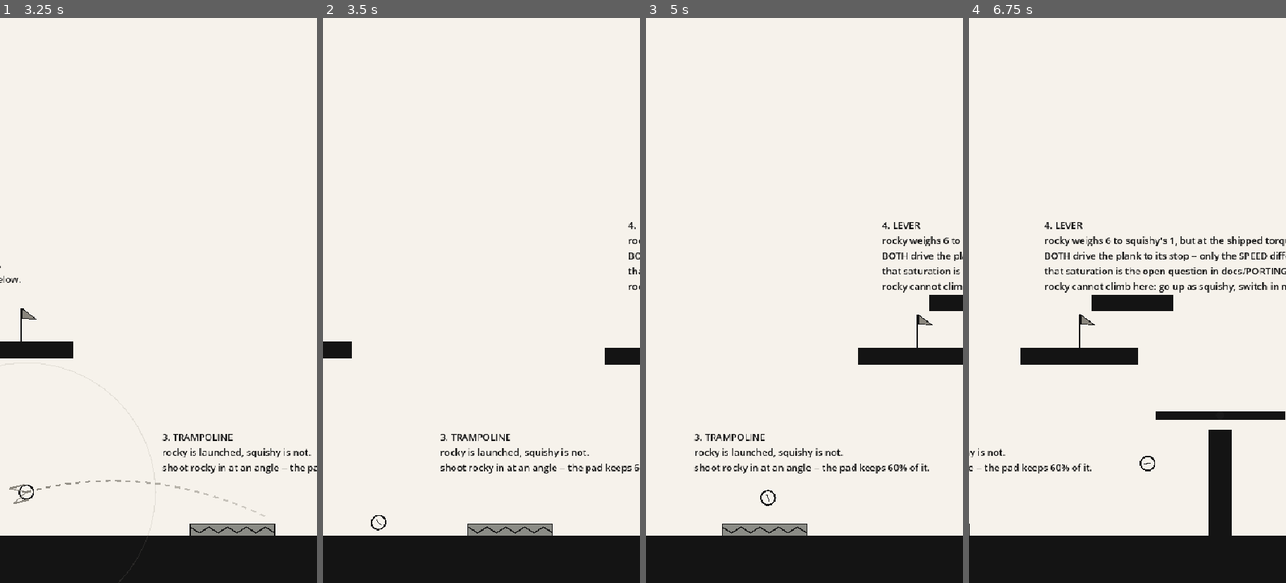
Above: before the commit, frames 1-4 (left to right).
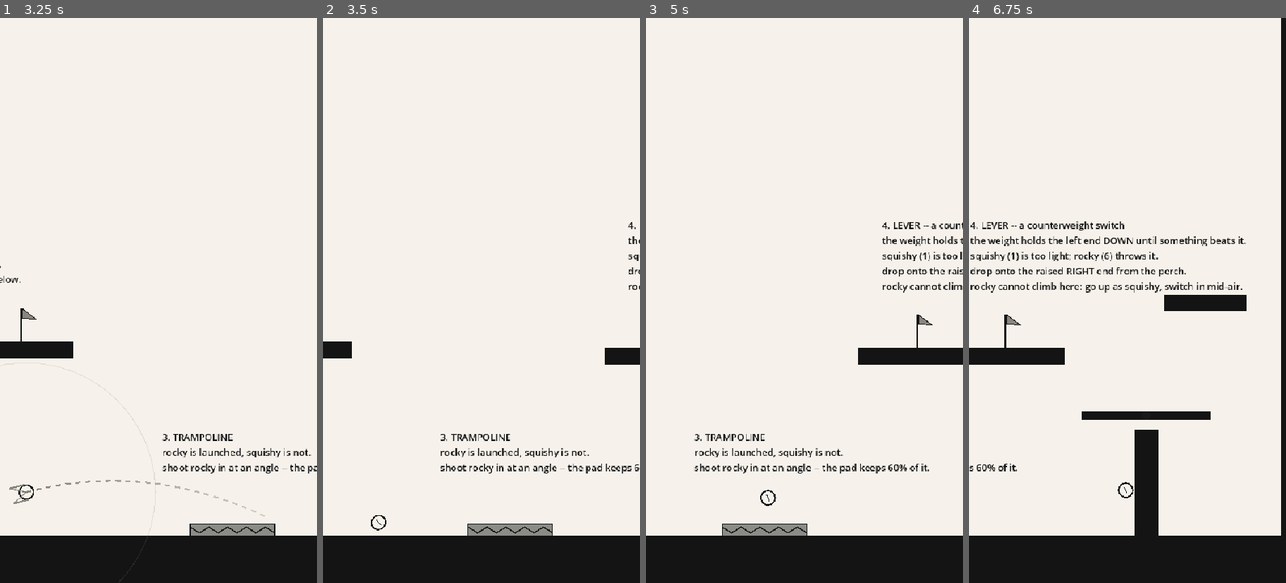
Above: after the commit, the same moments.

Repository: daveeexperiments/Project-Juice
Game: Godot game, scene res://levels/actor_playground.tscn
The game is run twice, just before and just after one commit, with the same random seed, the same clock (stepped at 60 frames per second) and the same inputs. This scene is started directly instead of the project's main scene.
Inputs (mouse positions are in pixels of both pictures, inside the frame that each line leads up to):
- Up to frame 1 (3.25 s): tap Enter at 0.5 s; move the mouse to (142, 413) at 0.52 s; hold Shift (aim_snap) 0.53-1.25 s; click (142, 413) at 0.67 s; drag from (253, 385) to (142, 413) at 1.27 s; move the mouse to (63, 215) at 2.02 s; hold Shift (aim_snap) 2.03-2.75 s; click (63, 215) at 2.17 s; drag from (174, 300) to (63, 215) at 2.77 s
- Up to frame 2 (3.5 s): no input
- Up to frame 3 (5 s): move the mouse to (756, 159) at 3.52 s; hold Shift (aim_snap) 3.53-4.25 s; click (756, 159) at 3.67 s; drag from (874, 272) to (756, 159) at 4.27 s
- Up to frame 4 (6.75 s): move the mouse to (1064, 328) at 5.02 s; hold Shift (aim_snap) 5.03-5.75 s; click (1064, 328) at 5.17 s; drag from (1159, 176) to (1064, 328) at 5.77 s; move the mouse to (1111, 413) at 6.52 s; hold Shift (aim_snap) from 6.53 s (still down); click (1111, 413) at 6.67 s

Frame 1 is identical in both runs. In frame 2, less than 0.1% of the frame differs, in the area x 96-100%, y 38-46%; in frame 3, 1.0%; in frame 4, 11%, in the area x 0-100%, y 0-92%.

Commit message:
Make the lever a counterweight switch, and fix its leverage
The lever was not a puzzle element: at counterweight 0 both balls drove the
plank to its stop, so the 6-against-1 mass difference was invisible in play
and only the headless test could see it, as time-to-stop. A counterweight is
what it wanted to be -- the weight parks the plank against a stop and holds it
there until something heavy enough lands on the raised end.

lever.counterweight is now 1.5, deliberately between the squishy ball's mass
of 1 and the rocky ball's 6.

FINDING THE VALUE TURNED UP A REAL PHYSICS ERROR, not just a bad number. A
sweep of candidate counterweights came back non-monotonic -- 1.5 switched,
2.0 did not, 3.0 did again -- which is not a threshold, it is something
chaotic. Two causes:

  The weights' torques were missing their cos(angle) factor. What turns a
  plank is the HORIZONTAL distance from the pivot, and a tilted plank has
  less of it, so a counterweight should lose leverage as it tilts. Without
  that it pulled as hard at the stop as it did level, and a ball outweighing
  it four to one could still fail to lift it. Impacts keep the full arm, as
  they arrive along the plank's normal rather than straight down.

  A 35 degree rest angle makes the raised end a ramp the ball rolls off
  before it can do any work. The block's default tilt limit is now 25.

With both fixed the behaviour is monotonic and the margins are comfortable:
rocky clears the counterweight 4:1, squishy falls short of it 1.5:1, and
rocky throws it from anywhere along the plank rather than only from the tip.

The old "rocky tips it harder than squishy" check measured the counterweight's
own fall once it was non-zero, so it is replaced by two that test the actual
mechanic: the plank parks against a stop, and the switch holds against squishy
while yielding to rocky. They deliberately run against the SHIPPED tuning
rather than overriding it, because the threshold is a design decision -- retune
the counterweight outside the 1..6 band and they should fail.

The playground's perch moves to the raised end, since the counterweight now
decides which end that is.

81 checks pass.

Co-Authored-By: Claude Opus 5 <noreply@anthropic.com>
Claude-Session: https://claude.ai/code/session_017fXLhY6geffnjy9XV4iuXN

Diff:
--- a/blocks/lever_block.gd
+++ b/blocks/lever_block.gd
@@ -27,7 +27,7 @@
 
 ## How far it may tilt either way (degrees). A seesaw, not a windmill: with no stop, a plank with
 ## a ball on one end would simply spin.
-@export_range(0.0, 89.0, 1.0) var max_tilt_degrees: float = 35.0:
+@export_range(0.0, 89.0, 1.0) var max_tilt_degrees: float = 25.0:
 	set(value):
 		max_tilt_degrees = value
 		queue_redraw()
--- a/core/lever.gd
+++ b/core/lever.gd
@@ -97,9 +97,13 @@
 	var torque: float = _applied_torque
 	_applied_torque = 0.0
 
-	# A counterweight hung on the A end, pulling that side down for ever.
+	# A counterweight hung on the A end, pulling that side down for ever. Like the ball's weight
+	# below, its leverage falls off as cos(angle): what turns a plank is the HORIZONTAL distance
+	# from the pivot, and a tilted plank has less of it. Without that the counterweight pulls just
+	# as hard at the stop as it does level, which made the lever a knife edge -- a ball outweighing
+	# it four to one could still fail to lift it.
 	if absf(t.lever_counterweight) > 0.0:
-		torque -= t.lever_counterweight * t.world_gravity * half_length * t.lever_torque_scale
+		torque -= t.lever_counterweight * t.world_gravity * half_length * cos(angle) * t.lever_torque_scale
 
 	angular_velocity += (torque / inertia()) * dt
 
@@ -124,14 +128,20 @@
 
 
 ## Load the plank with a ball sitting on it at `point`, which is what makes a lever a scale.
-## Torque is mass x gravity x the arm, so standing further out does more.
+##
+## Torque is mass x gravity x the HORIZONTAL distance to the pivot, which is the along-plank arm
+## foreshortened by cos(angle). A ball sitting on a plank already at its stop therefore turns it
+## less than the same ball sitting on a level one, as it should.
 func load_from(point: Vector2, form: BallForm) -> void:
 	var t: TuningData = TuningData.get_active()
 	var arm: float = (point - pivot).dot(along())
-	_applied_torque += mass_of(form) * t.world_gravity * arm * t.lever_torque_scale
+	_applied_torque += mass_of(form) * t.world_gravity * arm * cos(angle) * t.lever_torque_scale
 
 
 ## Kick the plank with an impact, on top of the standing load.
+##
+## No cos here, unlike the weights above: an impact arrives along the plank's NORMAL, so its lever
+## arm is the full along-plank distance however the plank is tilted.
 func strike(point: Vector2, form: BallForm, impact_speed: float) -> void:
 	var t: TuningData = TuningData.get_active()
 	var arm: float = (point - pivot).dot(along())
--- a/levels/actor_playground.tscn
+++ b/levels/actor_playground.tscn
@@ -71,7 +71,7 @@
 polygon = PackedVector2Array(-20, -90, 20, -90, 20, 90, -20, 90)
 
 [node name="LeverPerch" parent="Terrain" instance=ExtResource("8_terrain")]
-position = Vector2(1850, 784)
+position = Vector2(2100, 784)
 color = Color(0, 0, 0, 0)
 polygon = PackedVector2Array(-70, -14, 70, -14, 70, 14, -70, 14)
 
@@ -96,7 +96,7 @@
 position = Vector2(2000, 975)
 half_length = 110.0
 thickness = 7.0
-max_tilt_degrees = 35.0
+max_tilt_degrees = 25.0
 
 [node name="Flags" type="Node2D" parent="."]
 
@@ -148,10 +148,10 @@
 offset_top = 640.0
 offset_right = 2240.0
 offset_bottom = 700.0
-text = "4. LEVER
-rocky weighs 6 to squishy's 1, but at the shipped torqueScale
-BOTH drive the plank to its stop -- only the SPEED differs.
-that saturation is the open question in docs/PORTING.md.
+text = "4. LEVER -- a counterweight switch
+the weight holds the left end DOWN until something beats it.
+squishy (1) is too light; rocky (6) throws it.
+drop onto the raised RIGHT end from the perch.
 rocky cannot climb here: go up as squishy, switch in mid-air."
 
 [node name="ShatterEffect" type="Node2D" parent="."]
--- a/tests/run_tests.gd
+++ b/tests/run_tests.gd
@@ -396,29 +396,28 @@
 	var squishy: BallForm = BallForm.make(BallForm.SQUISHY)
 	var rocky: BallForm = BallForm.make(BallForm.ROCKY)
 
-	# The puzzle: the rocky ball's 6 against the squishy ball's 1. Measured as time-to-the-stop
-	# rather than as a final angle, deliberately -- at the shipped torqueScale of 1 BOTH balls
-	# drive the plank to its limit, so where it ends up cannot tell them apart but how fast it got
-	# there can. That saturation is also the clearest sign that torqueScale is carrying a units
-	# conversion in the original; see the note in core/lever.gd.
-	var squishy_steps: int = _steps_to_tilt_limit(_lever_world(), squishy, Vector2(560.0, 300.0))
-	var rocky_steps: int = _steps_to_tilt_limit(_lever_world(), rocky, Vector2(560.0, 300.0))
-	_check(
-		"the rocky ball tips a plank harder than the squishy ball",
-		rocky_steps < squishy_steps,
-		"%d steps to the stop under rocky, %d under squishy" % [rocky_steps, squishy_steps],
-	)
-
-	# A counterweight on the far end holds that side down until something outweighs it.
-	var saved: Dictionary = _apply({"lever_counterweight": 20.0})
-	var held: StepWorld = _lever_world()
-	_run_from(held, squishy, Vector2(560.0, 300.0), Vector2.ZERO, 1.5)
-	var tipped_against: float = held.levers[0].angle
-	_restore(saved)
-	_check(
-		"a counterweight holds its side down against a light ball",
-		tipped_against < 0.0,
-		"%.1f deg: the weighted end stayed down" % rad_to_deg(tipped_against),
+	# A lever is a COUNTERWEIGHT SWITCH. The weight parks the plank against one stop and holds it
+	# there until something heavy enough lands on the raised end. These two checks run against the
+	# SHIPPED tuning rather than overriding it, because the switch is a designed threshold: the
+	# counterweight (1.5) sits deliberately between the squishy ball's mass (1) and the rocky
+	# ball's (6). Retune it outside that band and these should fail -- that is the point of them.
+	var world: StepWorld = _lever_world()
+	var lever: Lever = world.levers[0]
+	_settle_lever(lever, 3.0)
+	var rest: float = lever.angle
+	_check(
+		"a counterweight parks the plank against a stop",
+		is_equal_approx(absf(rest), lever.max_tilt),
+		"rests at %.1f deg, limit %.1f" % [rad_to_deg(rest), rad_to_deg(lever.max_tilt)],
+	)
+
+	var after_squishy: float = _drop_on_raised_end(world, squishy, rest)
+	var after_rocky: float = _drop_on_raised_end(world, rocky, rest)
+	_check(
+		"the counterweight holds against squishy and yields to rocky",
+		is_equal_approx(after_squishy, rest) and absf(after_rocky - rest) > lever.max_tilt,
+		"squishy leaves it at %.1f deg, rocky throws it to %.1f (from %.1f)" % [
+			rad_to_deg(after_squishy), rad_to_deg(after_rocky), rad_to_deg(rest)],
 	)
 
 	# The stop is a stop, whatever is piled on it.
@@ -458,11 +457,31 @@
 	_test_prediction_through_actors("a lever", _lever_world(), rocky, Vector2(560.0, 300.0), Vector2(0.0, 200.0))
 
 
-## A room with one plank pivoted in the middle of it.
+## A room with one plank pivoted in the middle of it, at the block's own default tilt limit.
 func _lever_world() -> StepWorld:
 	var world: StepWorld = _plain_room()
-	world.levers.append(Lever.new(1, Vector2(500.0, 700.0), 90.0, 6.0, 35.0))
+	world.levers.append(Lever.new(1, Vector2(500.0, 700.0), 90.0, 6.0, 25.0))
 	return world
+
+
+## Let the plank find its resting position under the counterweight alone.
+func _settle_lever(lever: Lever, seconds: float) -> void:
+	var dt: float = TuningData.get_active().fixed_delta()
+	for _i: int in int(seconds / dt):
+		lever.step(dt)
+
+
+## Drop a ball straight onto whichever end the counterweight has left raised, from `rest`.
+## Returns the angle the plank ends at.
+func _drop_on_raised_end(world: StepWorld, form: BallForm, rest: float) -> float:
+	var lever: Lever = world.levers[0]
+	lever.angle = rest
+	lever.angular_velocity = 0.0
+	var a: Vector2 = lever.end_a()
+	var b: Vector2 = lever.end_b()
+	var raised: Vector2 = a if a.y < b.y else b
+	_run_from(world, form, Vector2(raised.x, raised.y - 60.0), Vector2.ZERO, 3.0)
+	return lever.angle
 
 
 ## How many steps it takes the ball to drive the plank to its stop. Returns the cap if it never
--- a/tuning/phaser_tuning.json
+++ b/tuning/phaser_tuning.json
@@ -36,7 +36,7 @@
       "plankMass": 2.5,
       "angularDamping": 2.2,
       "pivotFriction": 40,
-      "counterweight": 0,
+      "counterweight": 1.5,
       "impactStrength": 1,
       "torqueScale": 1
     },
--- a/tuning/tuning_data.gd
+++ b/tuning/tuning_data.gd
@@ -362,7 +362,7 @@
 ## it creep.
 @export_range(0.0, 2000.0, 1.0) var lever_pivot_friction: float = 40.0
 ## A weight hung on the A end, holding that side down until something outweighs it.
-@export_range(-40.0, 40.0, 0.1) var lever_counterweight: float = 0.0
+@export_range(-40.0, 40.0, 0.1) var lever_counterweight: float = 1.5
 ## How hard a landing kicks the plank, on top of the ball's standing weight.
 @export_range(0.0, 10.0, 0.05) var lever_impact_strength: float = 1.0
 ## Scales every torque at once. The knob to reach for if levers feel uniformly too stiff or too
Not shown, changed: docs/PORTING.md
